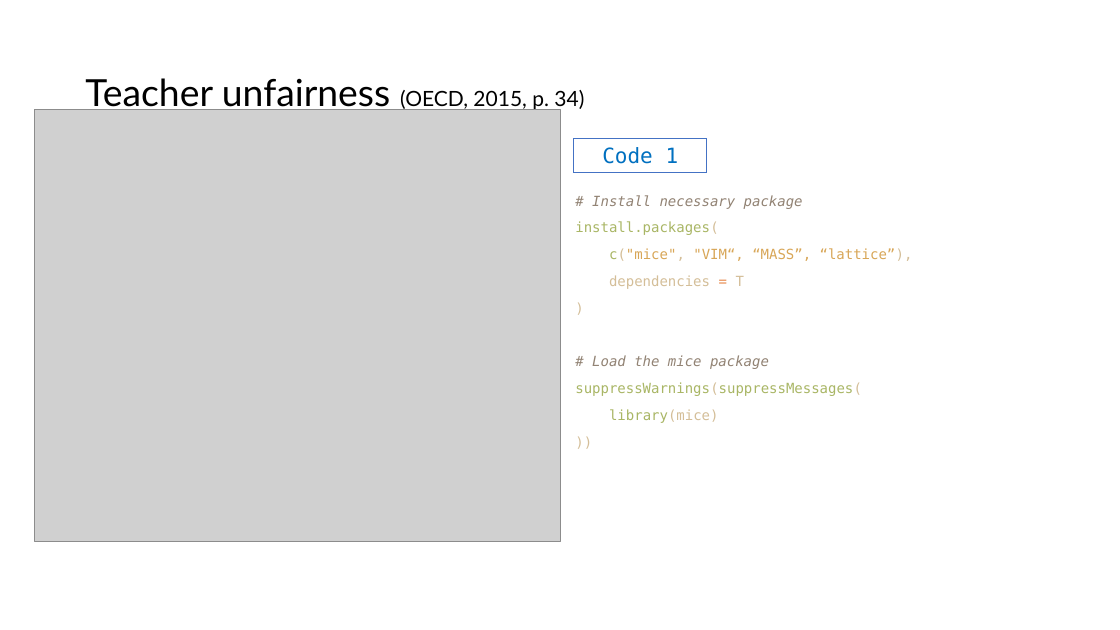
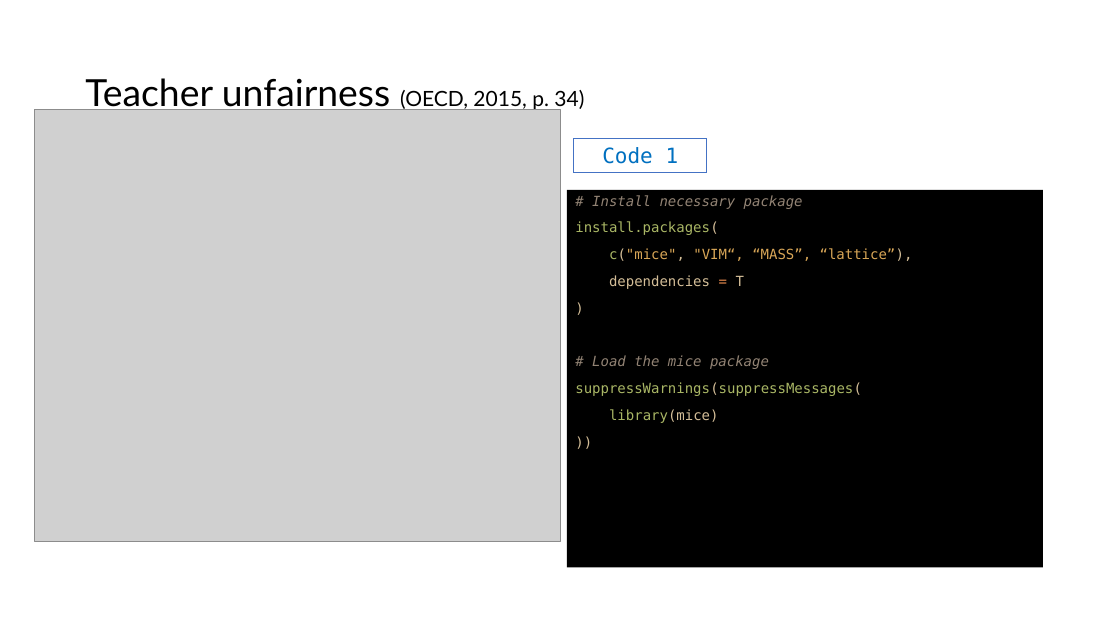
Before and after one commit to tonyctan/UseR, a slide deck: slide 7 of presentation.pptx. Drawn at 1120x630 pixels with LibreOffice and Linux fonts; fonts in the diff are those of the drawing; grey boxes stand for pictures. Boxes give left, top, right and bottom in pixels: in the first picture for what was removed or moved away, otherwise in the second. Text is boxed around its words. In the diff, an @@ line names an element or a change of style, - is before the commit and + after.

```diff
--- a/presentation.pptx
+++ b/presentation.pptx
@@ text "# Install necessary package": place and size @@
-text "# Install necessary package" at box(575, 195, 913, 423)
+text "# Install necessary package" at box(567, 190, 1044, 568)
@@ text "# Install necessary package" at box(567, 190, 1044, 568): fill none to #000000 @@
```
Also in this commit, not shown: 10 other slides changed.
